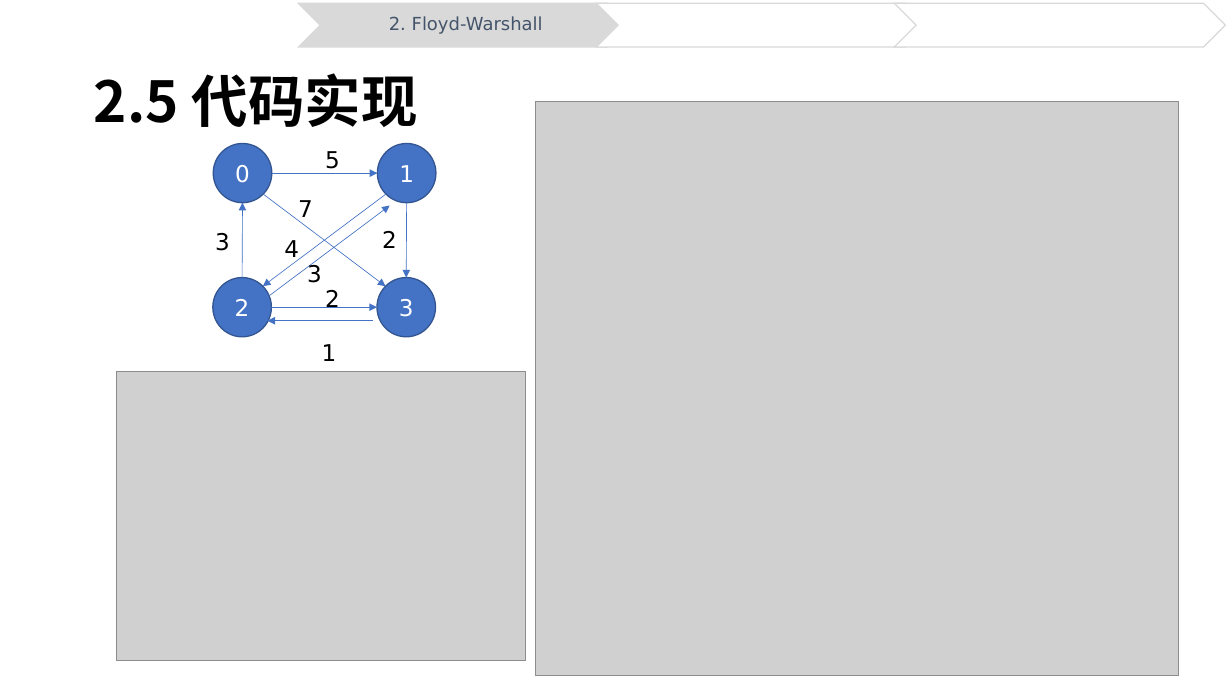
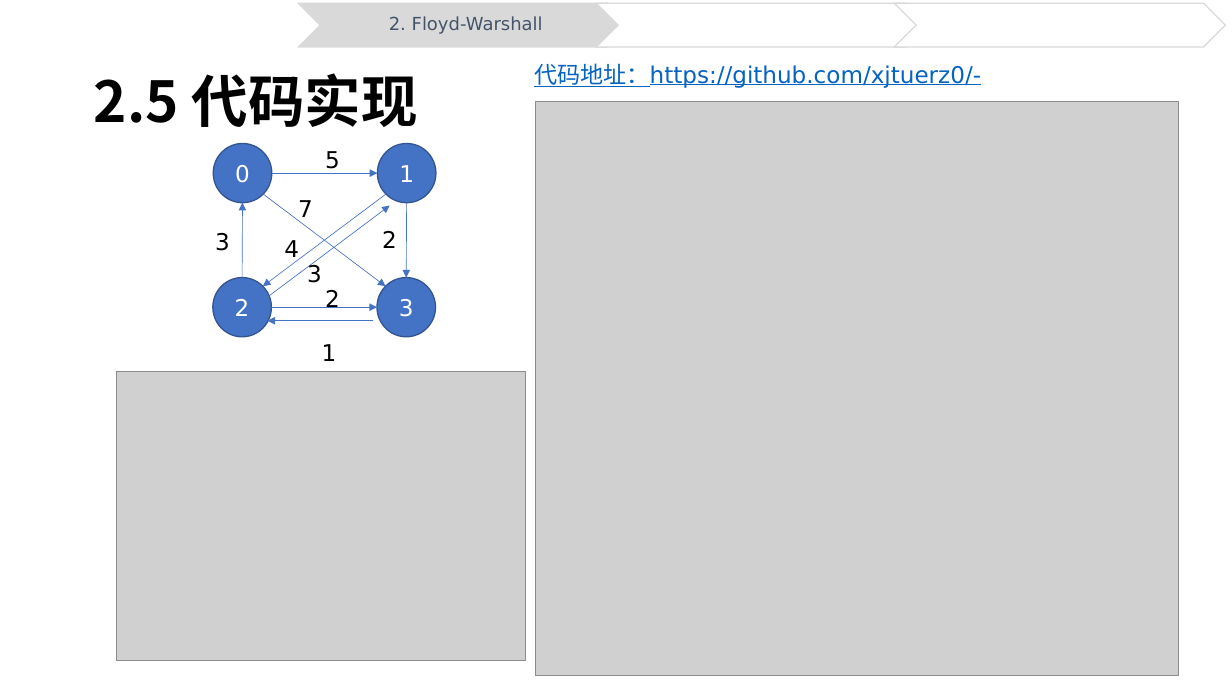
Before and after one commit to xjtuerz0/-, a slide deck: slide 21 of 高等计算机算法.pptx (slide 22 before the commit). Drawn at 1232x693 pixels with LibreOffice and Linux fonts; fonts in the diff are those of the drawing; grey boxes stand for pictures. Boxes give left, top, right and bottom in pixels: in the first picture for what was removed or moved away, otherwise in the second. Text is boxed around its words. In the diff, an @@ line names an element or a change of style, - is before the commit and + after.

```diff
--- a/高等计算机算法.pptx
+++ b/高等计算机算法.pptx
@@ text added at (x1=534, y1=63, x2=981, y2=88), 18 pt, text #0563C1, underline @@
+代码地址：https://github.com/xjtuerz0/-
```
Also in this commit, not shown: 8 other slides changed, 1 slide removed.
